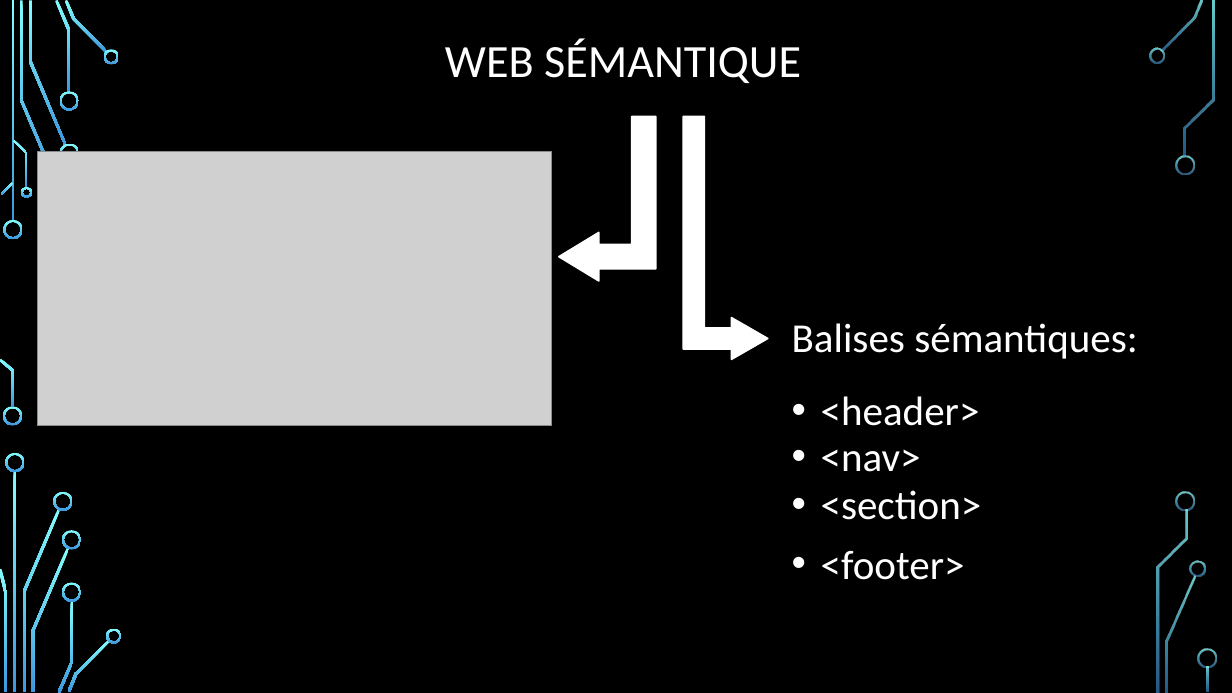
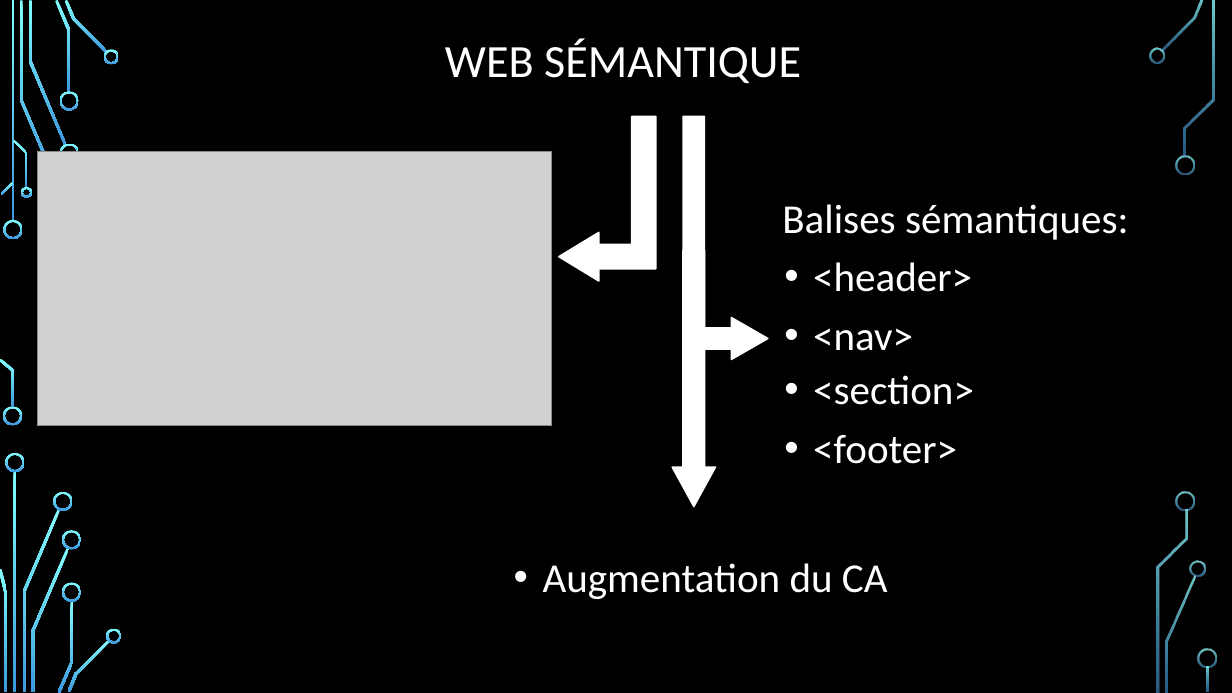
Before and after one commit to LaureenPerrin/project1, a slide deck: slide 8 of pp project1/Projet 1.pptx. Drawn at 1232x693 pixels with LibreOffice and Linux fonts; fonts in the diff are those of the drawing; grey boxes stand for pictures; background and template pictures are left out. Boxes give left, top, right and bottom in pixels: in the first picture for what was removed or moved away, otherwise in the second. Text is boxed around its words. In the diff, an @@ line names an element or a change of style, - is before the commit and + after.

```diff
--- a/pp project1/Projet 1.pptx
+++ b/pp project1/Projet 1.pptx
@@ text "Balises sémantiques:" moved from (x1=792, y1=323, x2=1138, y2=359) to (x1=782, y1=204, x2=1129, y2=240) @@
@@ down arrow added at (x1=673, y1=250, x2=716, y2=506), fill #FFFFFF, outline #FFFFFF 1.25 pt @@
@@ text "<header>" moved from (x1=821, y1=396, x2=980, y2=426) to (x1=813, y1=262, x2=972, y2=292) @@
@@ text "<nav>" moved from (x1=821, y1=450, x2=921, y2=472) to (x1=813, y1=328, x2=913, y2=351) @@
@@ text "<section>" moved from (x1=821, y1=490, x2=982, y2=520) to (x1=813, y1=375, x2=974, y2=405) @@
@@ text "<footer>" moved from (x1=821, y1=551, x2=965, y2=580) to (x1=813, y1=435, x2=957, y2=464) @@
@@ text added at (x1=543, y1=563, x2=888, y2=599), 32 pt, text #FFFFFF @@
+• Augmentation du CA
```
Also in this commit, not shown: 1 other slide changed, 4 other files.
